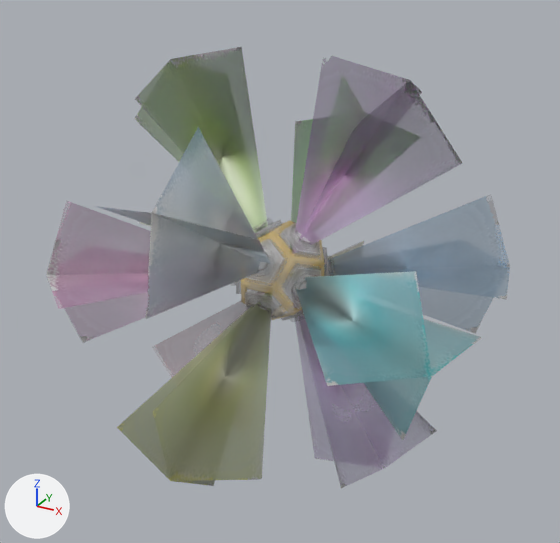
The FBX model Assets/Models/Toys/discoball.fbx as it was, and as the next commit left it.
Before and after are seen from a 50 mm camera at (0.0865, -0.1579, 0.0786) aimed at (-0.0002, -0.0002, -0.0002). Arrows for +X, +Y and +Z are at lower left; the lights stay in place. Where no turn or scale is listed for an object, it has been applied to the vertices.
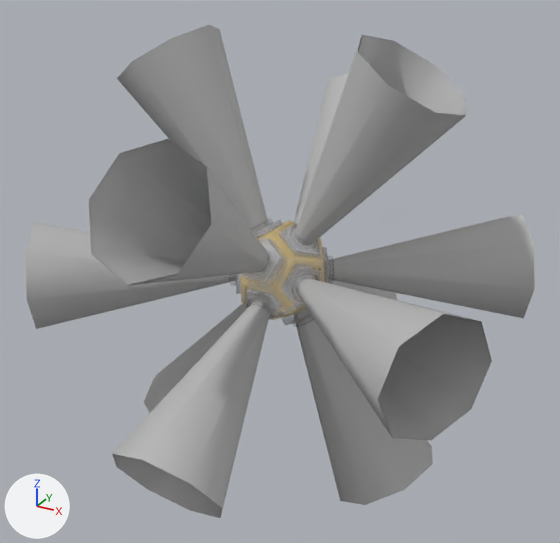
The edits, one by one:
Material 'lambert1' (mat_lambert1) is new.
Its base color is (0.5, 0.5, 0.5) (grey #bcbcbc).
me_mesh is used by ob_polysurface5; location (0.0, 0.0, 0.0).
me_mesh had 96 vertices, 48 faces and spanned x -0.0541..0.0541, y -0.0541..0.0541, z -0.0541..0.0541.
me_mesh no longer uses material mat_lambert3.
me_mesh now has 192 vertices, 96 faces and spans x -0.0585..0.0585, y -0.0585..0.0585, z -0.0585..0.0585.
me_mesh part 1: the loose piece of 4 vertices spanning x -0.0194..0.0194, y 0.0045..0.0499, z 0.0028..0.0307 is rebuilt with 16 vertices and now spans x -0.0141..0.0141, y 0.008..0.0585, z 0.0037..0.0433, in mat_lambert1 (grey #bcbcbc).
me_mesh part 2: the loose piece of 4 vertices spanning x -0.0194..0.0194, y -0.0499..-0.0045, z 0.0028..0.0307 is rebuilt with 16 vertices and now spans x -0.0141..0.0141, y -0.0585..-0.008, z 0.0037..0.0433, in mat_lambert1 (grey #bcbcbc).
me_mesh part 3: the loose piece of 4 vertices spanning x -0.0194..0.0194, y -0.0499..-0.0045, z -0.0307..-0.0028 is rebuilt with 16 vertices and now spans x -0.0141..0.0141, y -0.0585..-0.008, z -0.0433..-0.0037, in mat_lambert1 (grey #bcbcbc).
me_mesh part 4: the loose piece of 4 vertices spanning x -0.0194..0.0194, y 0.0045..0.0499, z -0.0307..-0.0028 is rebuilt with 16 vertices and now spans x -0.0141..0.0141, y 0.008..0.0585, z -0.0433..-0.0037, in mat_lambert1 (grey #bcbcbc).
me_mesh part 5: the loose piece of 4 vertices spanning x 0.0045..0.0499, y 0.0028..0.0307, z -0.0194..0.0194 is rebuilt with 16 vertices and now spans x 0.008..0.0585, y 0.0037..0.0433, z -0.0141..0.0141, in mat_lambert1 (grey #bcbcbc).
me_mesh part 6: the loose piece of 4 vertices spanning x -0.0499..-0.0045, y -0.0307..-0.0028, z -0.0194..0.0194 is rebuilt with 16 vertices and now spans x -0.0585..-0.008, y -0.0433..-0.0037, z -0.0141..0.0141, in mat_lambert1 (grey #bcbcbc).
me_mesh part 7: the loose piece of 4 vertices spanning x 0.0045..0.0499, y -0.0307..-0.0028, z -0.0194..0.0194 is rebuilt with 16 vertices and now spans x 0.008..0.0585, y -0.0433..-0.0037, z -0.0141..0.0141, in mat_lambert1 (grey #bcbcbc).
me_mesh part 8: the loose piece of 4 vertices spanning x 0.0028..0.0307, y -0.0194..0.0194, z 0.0045..0.0499 is rebuilt with 16 vertices and now spans x 0.0037..0.0433, y -0.0141..0.0141, z 0.008..0.0585, in mat_lambert1 (grey #bcbcbc).
me_mesh part 9: the loose piece of 4 vertices spanning x 0.0028..0.0307, y -0.0194..0.0194, z -0.0499..-0.0045 is rebuilt with 16 vertices and now spans x 0.0037..0.0433, y -0.0141..0.0141, z -0.0585..-0.008, in mat_lambert1 (grey #bcbcbc).
me_mesh part 10: the loose piece of 4 vertices spanning x -0.0307..-0.0028, y -0.0194..0.0194, z -0.0499..-0.0045 is rebuilt with 16 vertices and now spans x -0.0433..-0.0037, y -0.0141..0.0141, z -0.0585..-0.008, in mat_lambert1 (grey #bcbcbc).
me_mesh part 11: the loose piece of 4 vertices spanning x -0.0307..-0.0028, y -0.0194..0.0194, z 0.0045..0.0499 is rebuilt with 16 vertices and now spans x -0.0433..-0.0037, y -0.0141..0.0141, z 0.008..0.0585, in mat_lambert1 (grey #bcbcbc).
me_mesh part 12: 48 vertices removed from x -0.0541..0.0541, y -0.0541..0.0541, z -0.0541..0.0541.
me_mesh now uses material mat_lambert1 (grey #bcbcbc).
Mesh me_mesh_001_1 is new.
It has 192 vertices, 96 faces and spans x -0.0581..0.0582, y -0.0582..0.058, z -0.0582..0.0582.
It uses material mat_lambert1 (grey #bcbcbc).
Object 'pCylinder14' (ob_pcylinder14) is new; it shows me_mesh_001_1.
Its location is (0.0, 0.0, 0.0).

Pixel boxes (x1, y1, x2, y2) of what changed, in the pictures (560 x 543 px):
'polySurface5', reshaped (10% wider, 12% taller)
    before: (46, 47, 510, 488)
    after: (25, 25, 535, 518)
'pCylinder14', added
    after: (90, 36, 490, 516)
part 1 of me_mesh, rebuilt
    before: (290, 113, 408, 253)
    after: (293, 73, 349, 225)
part 2 of me_mesh, rebuilt (151% taller)
    before: (95, 206, 271, 264)
    after: (89, 139, 269, 286)
part 3 of me_mesh, rebuilt (12% taller)
    before: (117, 287, 273, 481)
    after: (112, 301, 271, 518)
part 4 of me_mesh, rebuilt (not visible before)
    after: (290, 267, 397, 300)
part 5 of me_mesh, rebuilt (24% shorter)
    before: (303, 196, 510, 333)
    after: (323, 214, 535, 318)
part 6 of me_mesh, rebuilt
    before: (46, 202, 151, 343)
    after: (25, 222, 238, 329)
part 7 of me_mesh, rebuilt
    before: (305, 271, 432, 440)
    after: (296, 278, 492, 440)
part 8 of me_mesh, rebuilt (32% wider, 21% taller)
    before: (292, 81, 422, 254)
    after: (294, 35, 466, 245)
part 9 of me_mesh, rebuilt
    before: (294, 302, 390, 488)
    after: (293, 307, 433, 505)
part 10 of me_mesh, rebuilt (not visible before)
    after: (144, 292, 270, 413)
part 11 of me_mesh, rebuilt (16% wider, 13% taller)
    before: (135, 59, 267, 245)
    after: (117, 25, 270, 236)
part 12 of me_mesh, deleted
    before: (46, 47, 510, 486)
